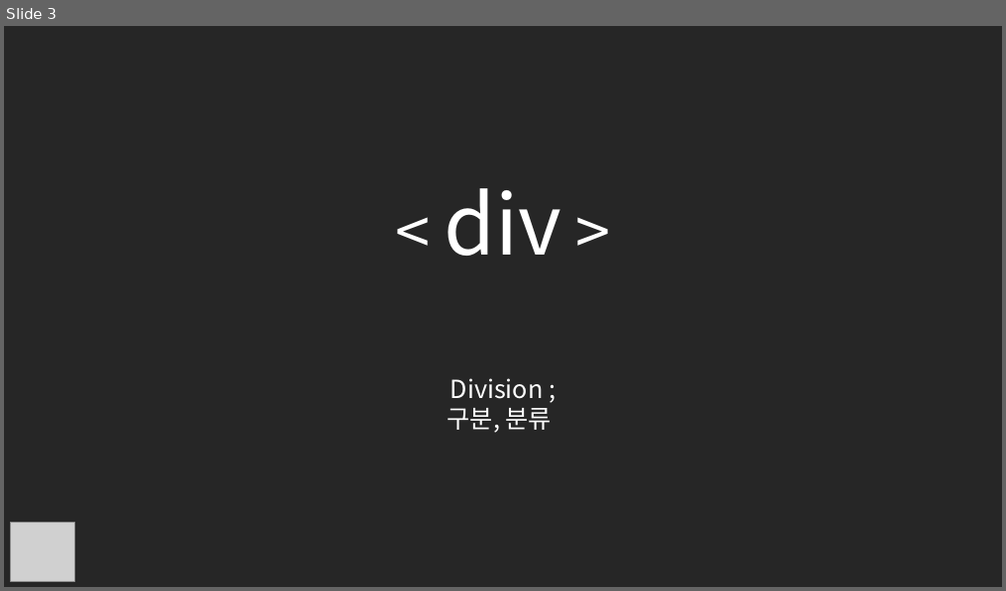
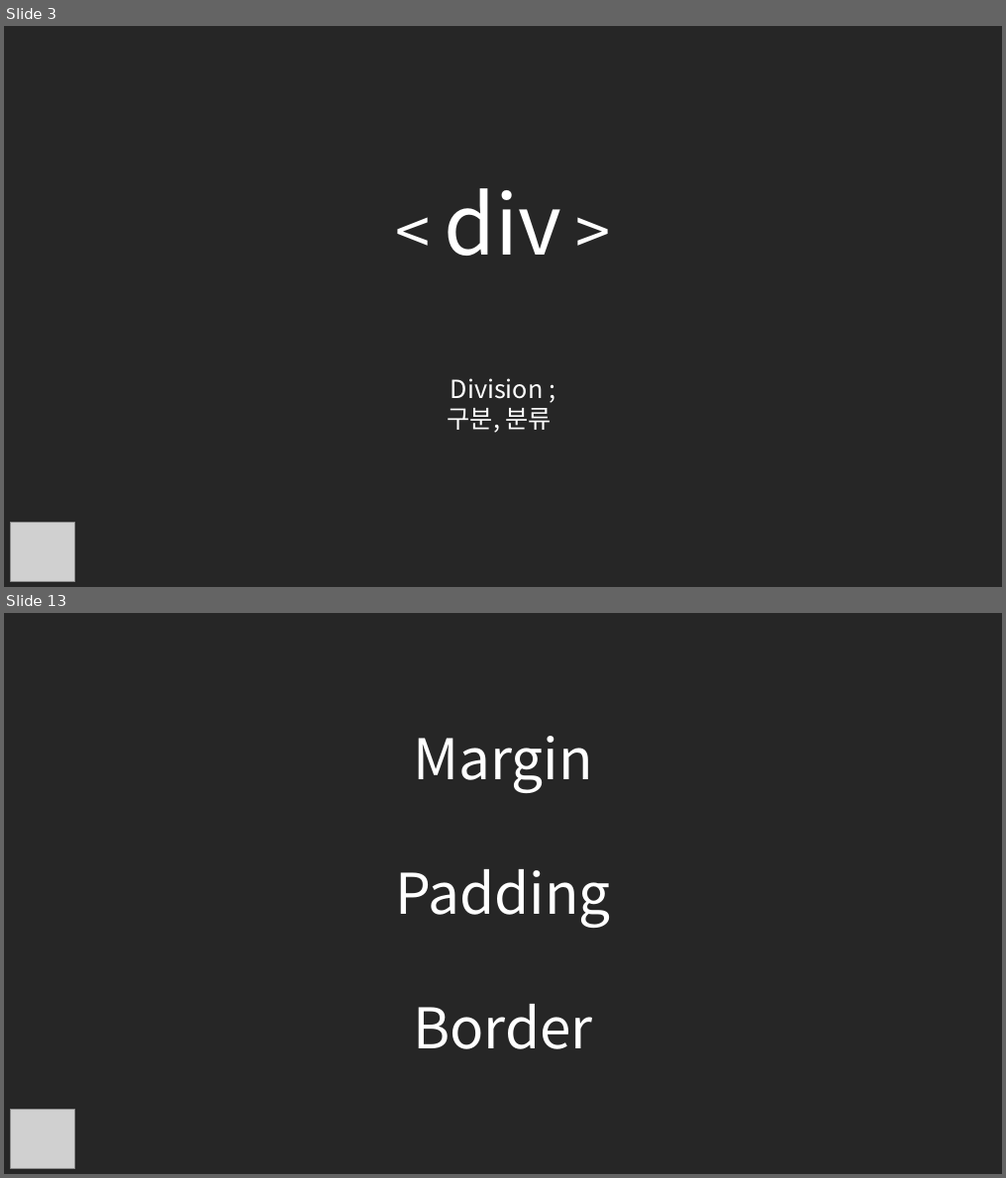
Before and after one commit to MojitoBar/TheDevelopers, a slide deck: 동아리스터디ppt/개발자들_0920_HTML.pptx. Shown one above the other, each under a label of ours: slide 3 before the commit, slides 3 and 13 after it; the slides between them are not shown. The pictures are 1006x591 and 1006x1178 pixels, drawn with LibreOffice and Linux fonts; fonts in the diff are those of the drawing; grey boxes stand for pictures. Boxes give left, top, right and bottom in pixels: in the first picture for what was removed or moved away, otherwise in the second. Text is boxed around its words. In the diff, an @@ line names an element or a change of style, - is before the commit and + after.

```diff
--- a/동아리스터디ppt/개발자들_0920_HTML.pptx
+++ b/동아리스터디ppt/개발자들_0920_HTML.pptx
@@ slide 13 added at box(4, 613, 1002, 1174), background #262626 @@
@@ text added at box(395, 736, 611, 1050), 54 pt, text #FFFFFF @@
+Margin
+Padding
+Border
@@ picture added at box(11, 1109, 74, 1169) @@
```
Also in this commit, not shown: 2 slides changed, 31 other slides added, 14 slides removed, 1 other file.
